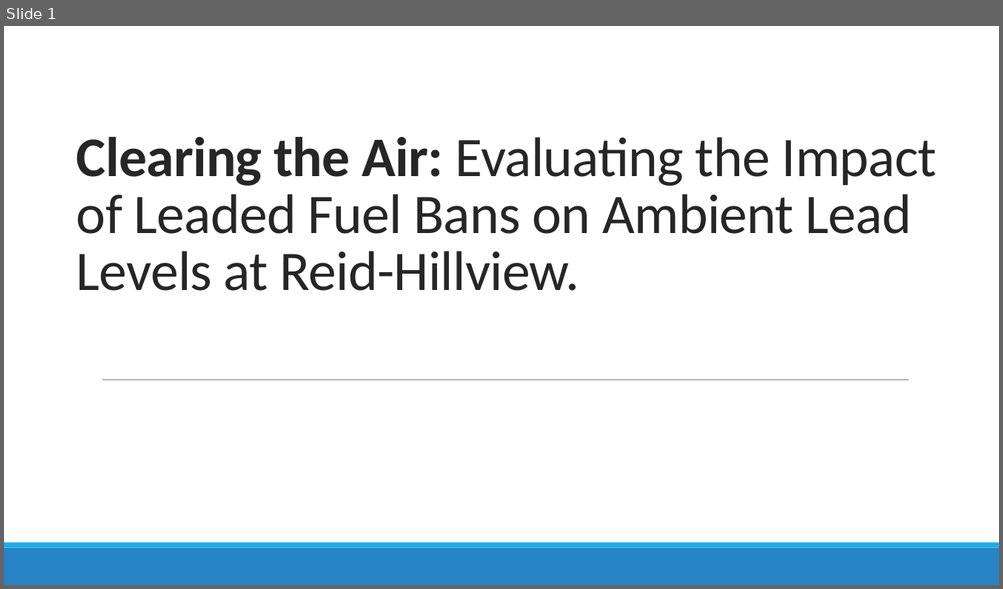
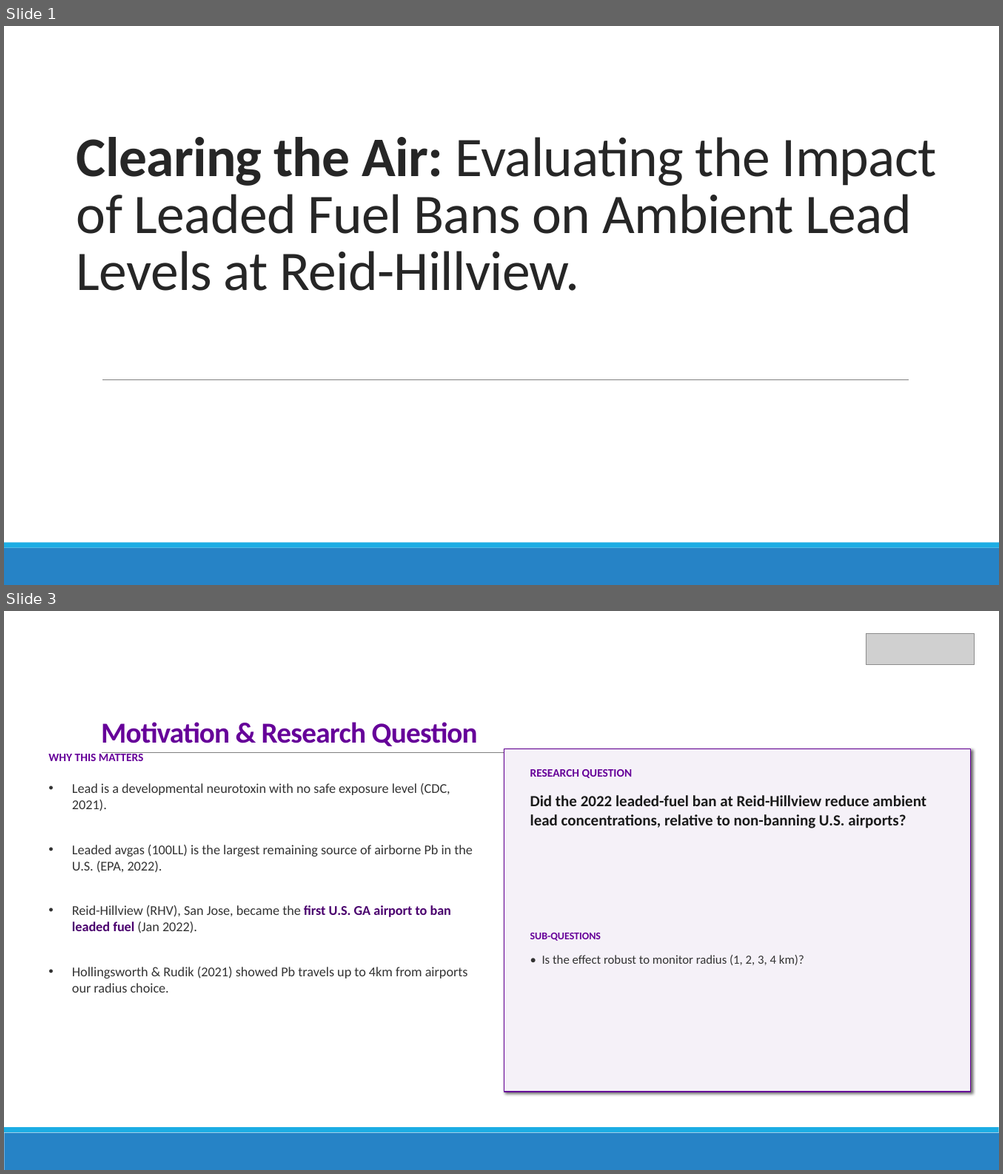
Before and after one commit to MattStibbons/Data-Science-project, a slide deck: Lead_presentation.pptx. Shown one above the other, each under a label of ours: slide 1 before the commit, slides 1 and 3 after it; the slides between them are not shown. The pictures are 1003x589 and 1003x1174 pixels, drawn with LibreOffice and Linux fonts; fonts in the diff are those of the drawing; grey boxes stand for pictures. Boxes give left, top, right and bottom in pixels: in the first picture for what was removed or moved away, otherwise in the second. Text is boxed around its words. In the diff, an @@ line names an element or a change of style, - is before the commit and + after.

```diff
--- a/Lead_presentation.pptx
+++ b/Lead_presentation.pptx
@@ slide 3 added at box(4, 611, 999, 1170), background #FFFFFF; not listed: 2 template elements that a slide beside it also shows @@
@@ picture added at box(866, 633, 974, 665) @@
@@ title added at box(101, 722, 478, 746), 28 pt, text #660099, bold @@
+Motivation & Research Question
@@ text added at box(48, 752, 143, 761), 11 pt, text #660099, bold @@
+WHY THIS MATTERS
@@ line added from (102, 753) to (915, 753), #808080 0.5 pt @@
@@ rectangle added at box(504, 749, 970, 1092), fill #F5F1F8, outline #660099 1 pt @@
@@ text added at box(72, 783, 472, 993), 13 pt, text #333333 @@
+• Lead is a developmental neurotoxin with no safe exposure level (CDC, 2021).
+• Leaded avgas (100LL) is the largest remaining source of airborne Pb in the U.S. (EPA, 2022).
+• Reid-Hillview (RHV), San Jose, became the first U.S. GA airport to ban leaded fuel (Jan 2022).
+• Hollingsworth & Rudik (2021) showed Pb travels up to 4km from airports our radius choice.
@@ text added at box(530, 769, 632, 778), 11 pt, text #660099, bold @@
+RESEARCH QUESTION
@@ text added at box(530, 795, 926, 829), 15 pt, text #1A1A1A, bold @@
+Did the 2022 leaded-fuel ban at Reid-Hillview reduce ambient lead concentrations, relative to non-banning U.S. airports?
@@ text added at box(530, 933, 600, 941), 10 pt, text #660099, bold @@
+SUB-QUESTIONS
@@ text added at box(542, 955, 804, 965), 12 pt, text #333333 @@
+• Is the effect robust to monitor radius (1, 2, 3, 4 km)?
```
Also in this commit, not shown: 4 other slides added, 4 other files.
